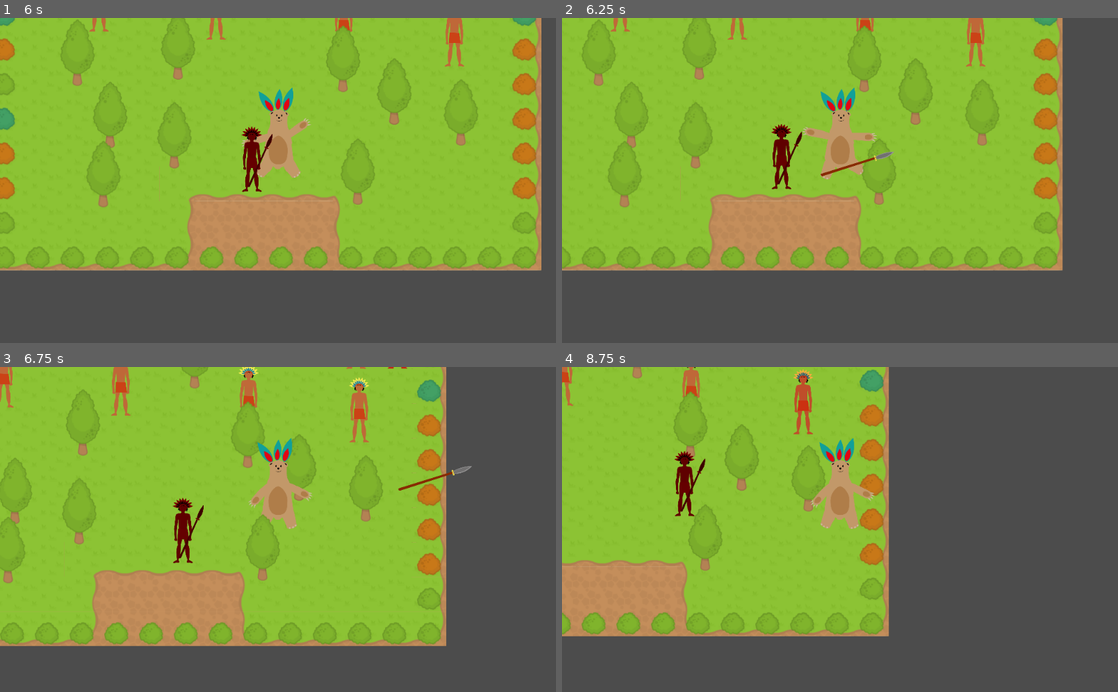
Above: before the commit, frames 1-4 (two rows, left to right).
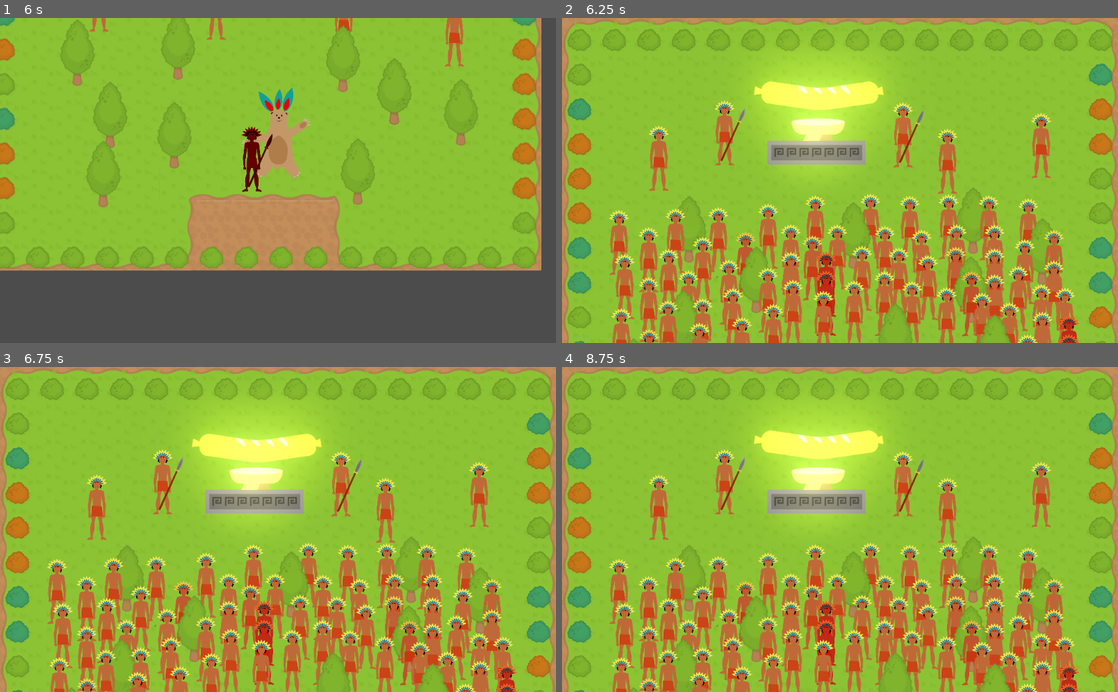
Above: after the commit, the same moments.

Repository: lendroit/welcome_thomas
Game: Godot game, scene res://World.tscn
The game is run twice, just before and just after one commit, with the same random seed, the same clock (stepped at 60 frames per second) and the same inputs.
Inputs:
- Up to frame 1 (6 s): tap Enter (ui_accept) at 0.5, 0.77, 1.52, 3.02, 3.77, 4.52 s; hold Right (ui_right) 0.53-1.28 s; hold Down (ui_down) 1.28-2.03 s; hold Right (ui_right) 2.03-2.78 s; hold Up (ui_up) 2.78-3.53 s; hold Left (ui_left) 3.53-5.03 s; hold Down (ui_down) 5.03-5.78 s; hold Right (ui_right) from 5.78 s (still down)
- Up to frame 2 (6.25 s): keep holding Right (ui_right); tap Enter (ui_accept) at 6.02 s
- Up to frame 3 (6.75 s): release Right (ui_right) at 6.53 s; hold Up (ui_up) from 6.53 s (still down)
- Up to frame 4 (8.75 s): tap Enter (ui_accept) at 6.77, 7.52 s; release Up (ui_up) at 7.28 s; hold Right (ui_right) 7.28-8.03 s; hold Down (ui_down) from 8.03 s (still down)

Frame 1 is identical in both runs. In frame 2, 59% of the frame differs, in the area x 0-100%, y 0-100%; in frame 3, 62%; in frame 4, 75%.
Error after the commit: Invalid get index 'position' (on base: 'previously freed instance'). (res://Mayan/Guard.gd:71)

Commit message:
feature: Player dies when hit

Diff:
--- a/Mayan/GenericMayan.gd
+++ b/Mayan/GenericMayan.gd
@@ -66,6 +66,8 @@
 		return null
 
 func _get_player_direction() -> Vector2:
+	if !player:
+		return Vector2.ZERO
 	var direction_towards_player = position.direction_to(player.position)
 	direction_towards_player = direction_towards_player.normalized()
 	return direction_towards_player
--- a/Mayan/Spear.gd
+++ b/Mayan/Spear.gd
@@ -2,5 +2,14 @@
 
 var speed = 750
 
+var Player = load("res://Player/Player.tscn")
+
 func _physics_process(delta):
 	position += transform.x * speed * delta
+
+
+func _on_Spear_body_entered(body):
+	print(body)
+	if body.has_method("has_been_hit"):
+		body.has_been_hit(self)
+	pass # Replace with function body.
--- a/Mayan/Spear.tscn
+++ b/Mayan/Spear.tscn
@@ -7,6 +7,8 @@
 extents = Vector2( 72.0051, 4.14859 )
 
 [node name="Spear" type="Area2D"]
+collision_layer = 0
+collision_mask = 2147483656
 script = ExtResource( 2 )
 
 [node name="Sprite" type="Sprite" parent="."]
@@ -16,3 +18,4 @@
 
 [node name="CollisionShape2D" type="CollisionShape2D" parent="."]
 shape = SubResource( 1 )
+[connection signal="body_entered" from="." to="." method="_on_Spear_body_entered"]
--- a/Player/Player.gd
+++ b/Player/Player.gd
@@ -29,8 +29,11 @@
 		emit_signal("player_won")
 
 func has_been_hit(body):
-	print("spear !")
-	print(body)
+	print("Oh je suis touchey")
+	_die()
+
+func _die():
+	queue_free()
 
 func _input(event):
 	if event.is_action_pressed("ui_accept"):
--- a/Player/Player.tscn
+++ b/Player/Player.tscn
@@ -261,6 +261,7 @@
 }
 
 [node name="Player" type="KinematicBody2D"]
+collision_layer = 9
 script = ExtResource( 1 )
 
 [node name="Polygons" type="Node2D" parent="."]
